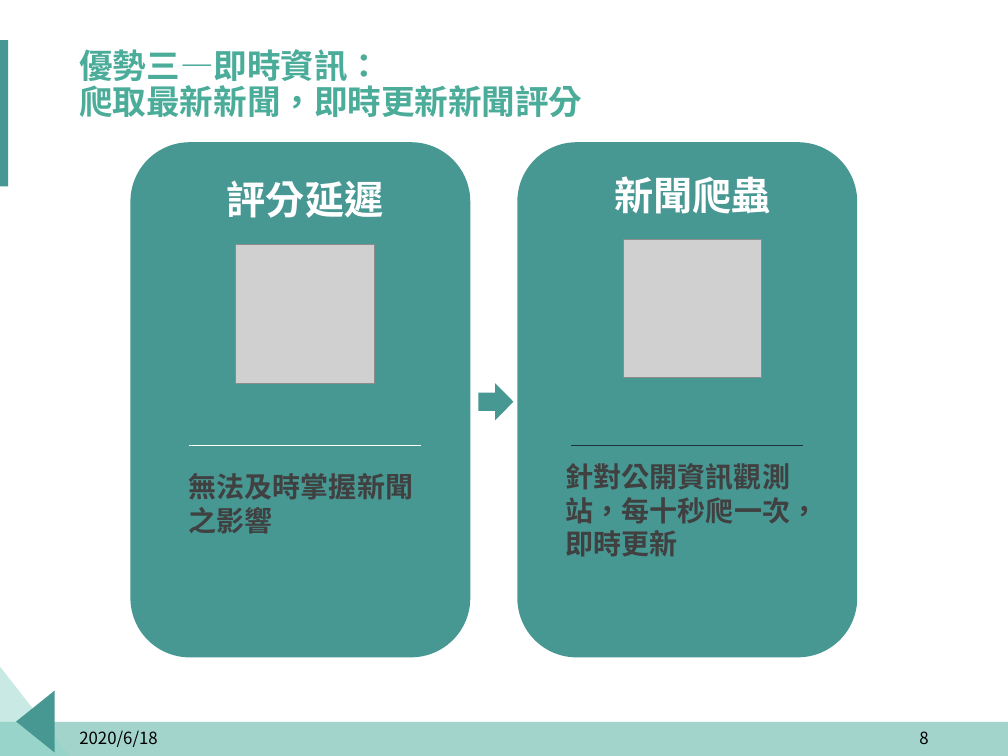
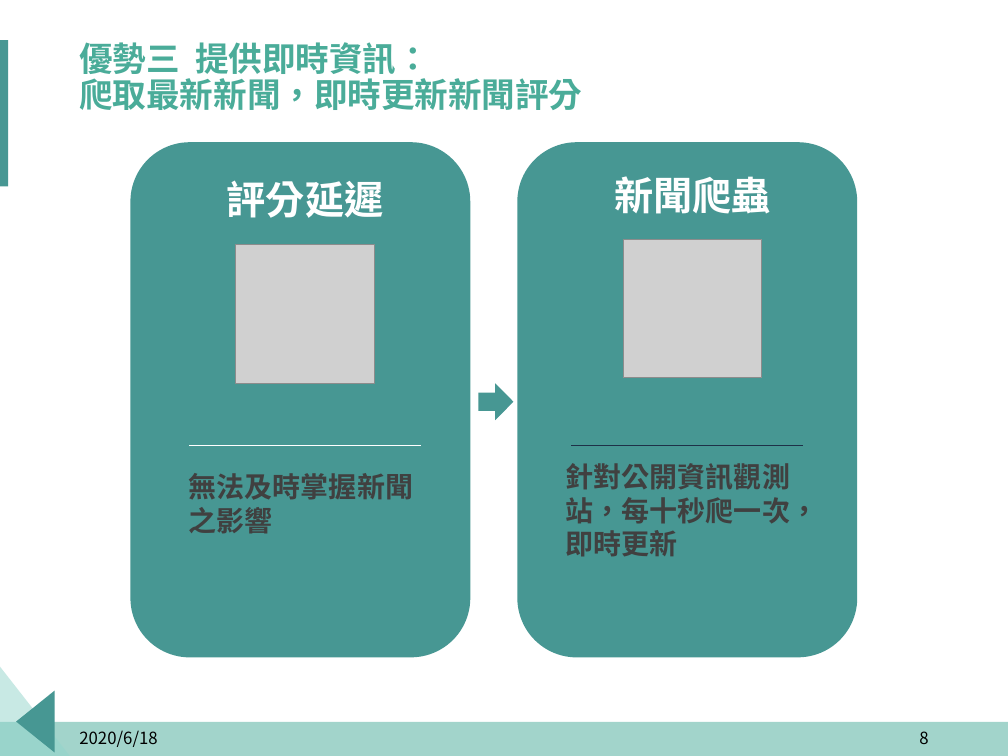
Before and after one commit to p314008dsa/Text-mining, a slide deck: slide 8 of 報告擋/Fintech.pptx. Drawn at 1008x756 pixels with LibreOffice and Linux fonts; fonts in the diff are those of the drawing; grey boxes stand for pictures; background and template pictures are left out. Boxes give left, top, right and bottom in pixels: in the first picture for what was removed or moved away, otherwise in the second. Text is boxed around its words. In the diff, an @@ line names an element or a change of style, - is before the commit and + after.

```diff
--- a/報告擋/Fintech.pptx
+++ b/報告擋/Fintech.pptx
@@ title at box(79, 42, 582, 110): text changed @@
-優勢三—即時資訊：
-爬取最新新聞，即時更新新聞評分
+優勢三 提供即時資訊：
+爬取最新新聞，即時更新新聞評分
```
Also in this commit, not shown: 23 other slides changed, 2 other files.
